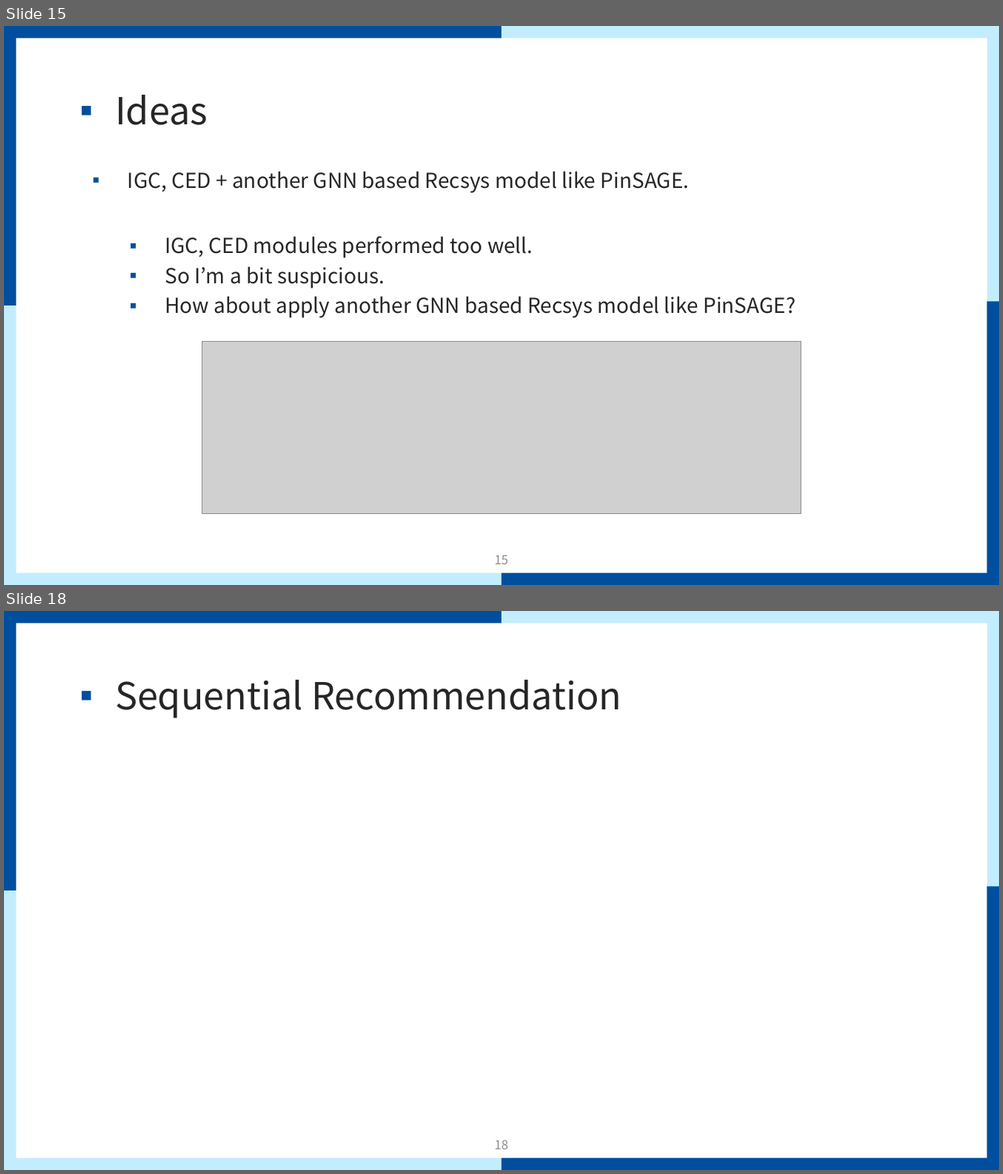
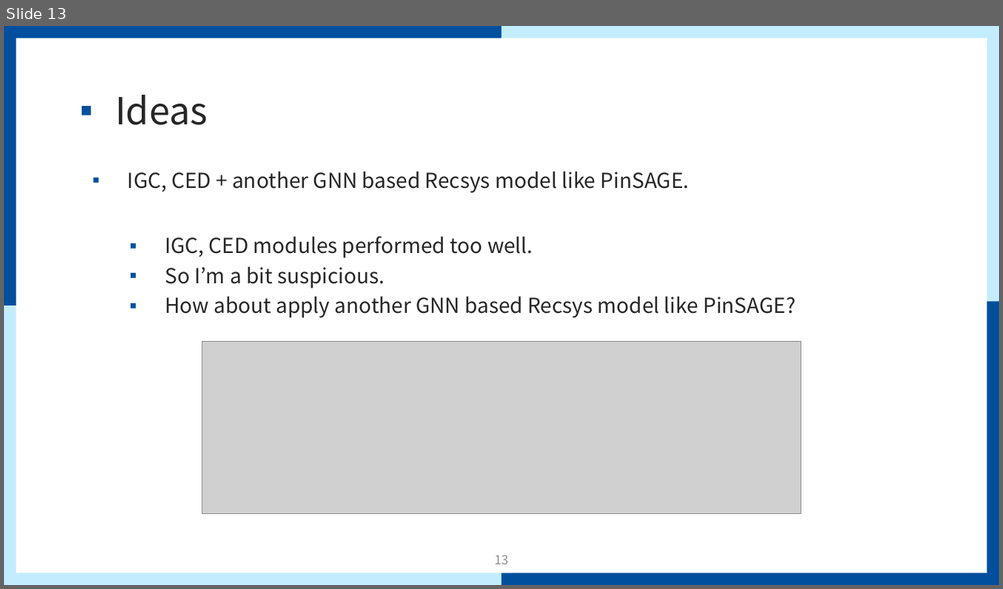
Before and after one commit to mmvv11/GraduateStudies, a slide deck: papers/papersForKCC/논문 관련 조사 및 아이디어.pptx. Shown one above the other, each under a label of ours: slides 15 and 18 before the commit, slide 13 after it; the slides between them are not shown. The pictures are 1003x1174 and 1003x589 pixels, drawn with LibreOffice and Linux fonts; fonts in the diff are those of the drawing; grey boxes stand for pictures; background and template pictures are left out. Boxes give left, top, right and bottom in pixels: in the first picture for what was removed or moved away, otherwise in the second. Text is boxed around its words. In the diff, an @@ line names an element or a change of style, - is before the commit and + after.

```diff
--- a/papers/papersForKCC/논문 관련 조사 및 아이디어.pptx
+++ b/papers/papersForKCC/논문 관련 조사 및 아이디어.pptx
@@ slide 18 removed at [4,611,999,1170], background #FFFFFF; not listed: 9 template elements that a slide beside it also shows @@
@@ title removed at [115,680,621,718] @@
-▪ Sequential Recommendation
@@ page number removed at [495,1140,509,1150] @@
-18
@@ what was slide 15 is now slide 13 @@
@@ page number at [495,555,509,565]: text changed @@
-15
+13
```
Also in this commit, not shown: 5 slides changed, 1 slide added, 5 other slides removed.
